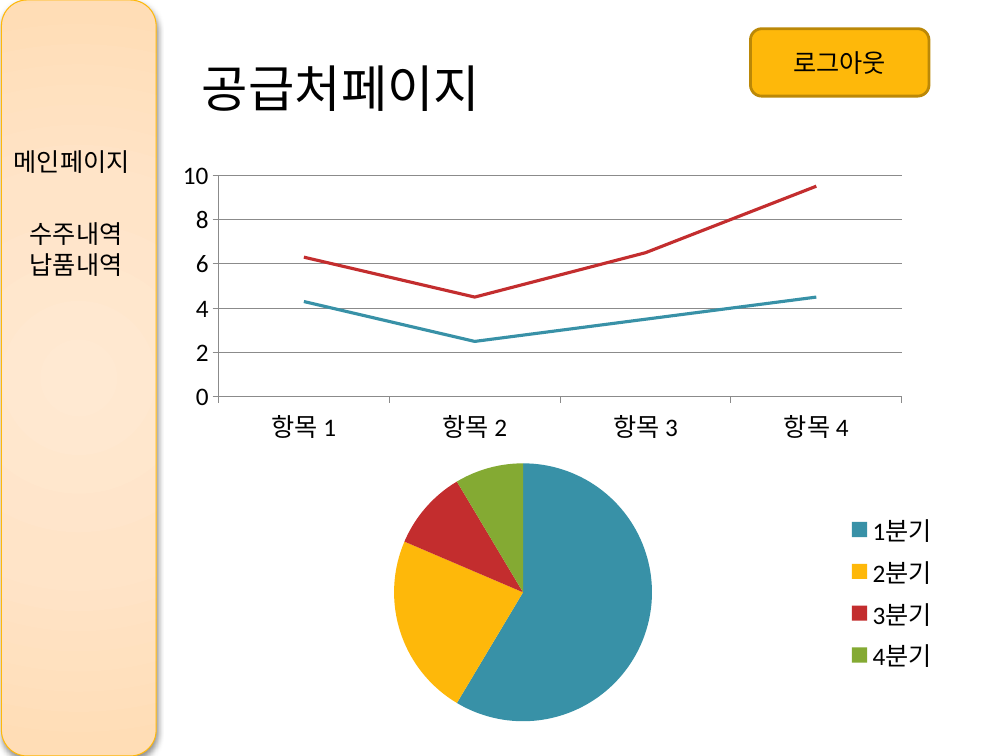
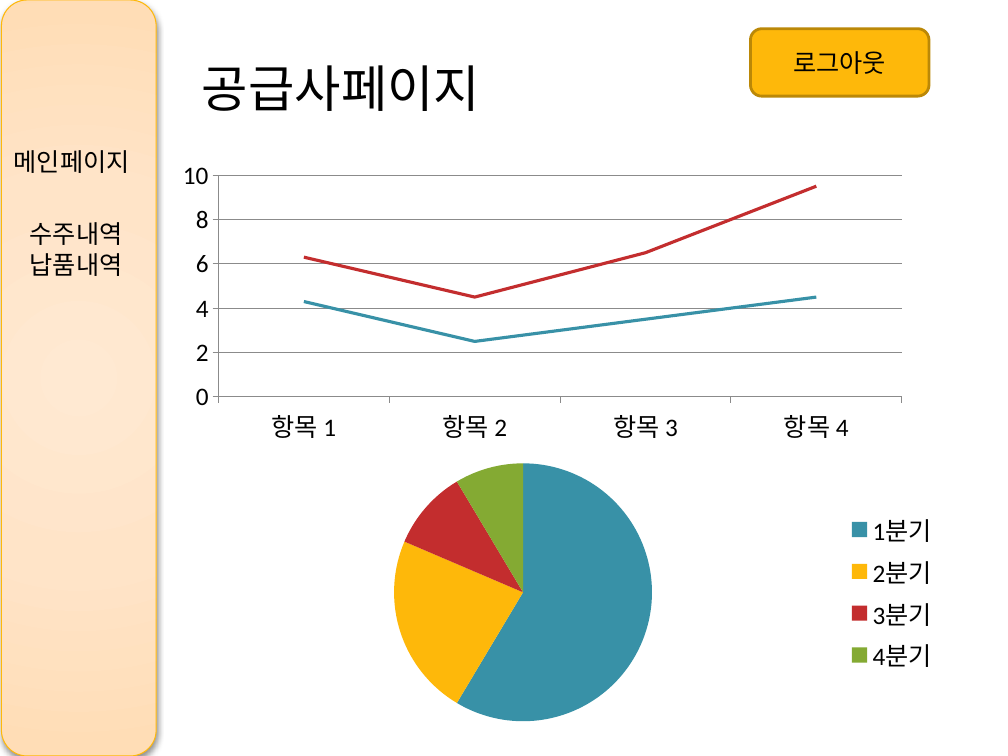
Before and after one commit to lx9203/fulfillmentBlue, a slide deck: slide 16 of BluePPT.pptx. Drawn at 1008x756 pixels with LibreOffice and Linux fonts; fonts in the diff are those of the drawing; background and template pictures are left out. Boxes give left, top, right and bottom in pixels: in the first picture for what was removed or moved away, otherwise in the second. Text is boxed around its words. In the diff, an @@ line names an element or a change of style, - is before the commit and + after.

```diff
--- a/BluePPT.pptx
+++ b/BluePPT.pptx
@@ text at (202,65,480,111): text changed @@
-공급처페이지
+공급사페이지
```
Also in this commit, not shown: 4 other slides changed, 1 other file.
